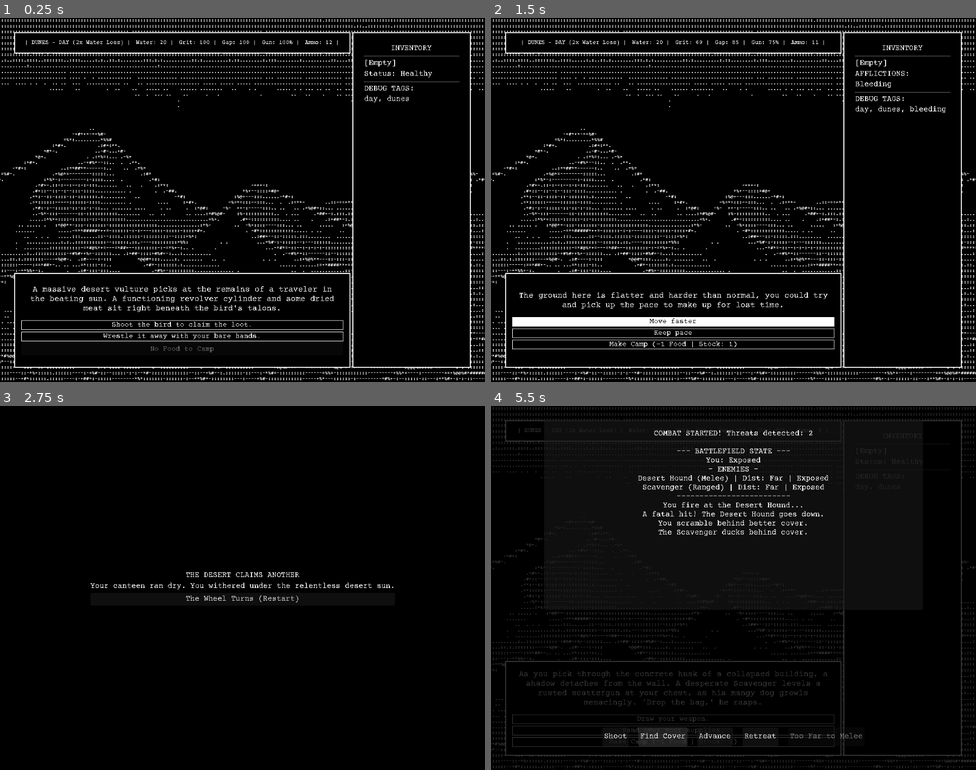
Above: before the commit, frames 1-4 (two rows, left to right).
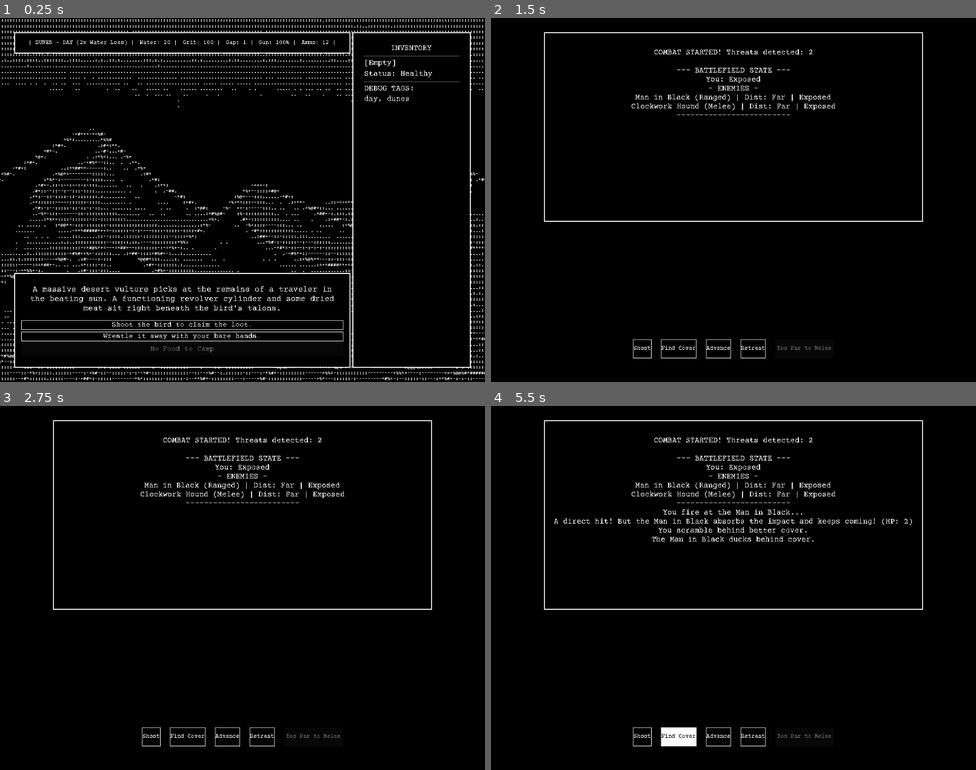
Above: after the commit, the same moments.

Repository: JoelSpicer/Across-The-Desert
Game: Godot game, scene res://Scene/MainGame.tscn
Same seed, same stepped clock (60 frames per second), same inputs: the game is played once before the commit and once after it.
Inputs (mouse positions are in pixels of both pictures, inside the frame that each line leads up to):
- Up to frame 1 (0.25 s): no input
- Up to frame 2 (1.5 s): click "Shoot the bird to claim the l…" at 0.5 s; click "Push through the storm." at 1.25 s
- Up to frame 3 (2.75 s): click (184, 708) at 2 s, where only the run before the commit has a clickable "Move faster"
- Up to frame 4 (5.5 s): click (733, 598) at 2.75 s, where only the run before the commit has a clickable "The Wheel Turns (Restart)"; click (675, 719) at 3.5 s, where only the run before the commit has a clickable "Draw your weapon."; click "Shoot" at 4.25 s; click (675, 729) at 5 s, where only the run before the commit has a clickable "Hand over your supplies."

The runs differ from the first frame. In frame 1, 0.3% of the frame differs, in the area x 5-70%, y 6-8%; in frame 2, 12%, in the area x 0-100%, y 0-100%; in frame 3, 2.7%; in frame 4, 11%.

Commit message:
1bit update for all screens

Diff:
--- a/Scene/CampPhase.tscn
+++ b/Scene/CampPhase.tscn
@@ -1,6 +1,37 @@
 [gd_scene format=3 uid="uid://uylqyd6h650t"]
 
 [ext_resource type="Script" uid="uid://cxdlb64o2ep1d" path="res://Scripts/CampPhase.gd" id="1_hkh6m"]
+
+[sub_resource type="StyleBoxFlat" id="StyleBoxFlat_retro"]
+content_margin_left = 15.0
+content_margin_top = 15.0
+content_margin_right = 15.0
+content_margin_bottom = 15.0
+bg_color = Color(0, 0, 0, 1)
+border_width_left = 2
+border_width_top = 2
+border_width_right = 2
+border_width_bottom = 2
+border_color = Color(1, 1, 1, 1)
+anti_aliasing = false
+
+[sub_resource type="StyleBoxFlat" id="StyleBoxFlat_BtnNormal"]
+bg_color = Color(0, 0, 0, 1)
+border_width_left = 1
+border_width_top = 1
+border_width_right = 1
+border_width_bottom = 1
+border_color = Color(1, 1, 1, 1)
+anti_aliasing = false
+
+[sub_resource type="StyleBoxFlat" id="StyleBoxFlat_BtnHover"]
+bg_color = Color(1, 1, 1, 1)
+border_width_left = 1
+border_width_top = 1
+border_width_right = 1
+border_width_bottom = 1
+border_color = Color(1, 1, 1, 1)
+anti_aliasing = false
 
 [node name="CampPhase" type="ColorRect" unique_id=665874291]
 anchors_preset = 15
@@ -18,49 +49,93 @@
 anchor_bottom = 1.0
 grow_horizontal = 2
 grow_vertical = 2
-theme_override_constants/margin_left = 20
-theme_override_constants/margin_top = 20
-theme_override_constants/margin_right = 20
-theme_override_constants/margin_bottom = 20
+theme_override_constants/margin_left = 40
+theme_override_constants/margin_top = 40
+theme_override_constants/margin_right = 40
+theme_override_constants/margin_bottom = 40
 
-[node name="VBoxContainer" type="VBoxContainer" parent="MarginContainer" unique_id=495850979]
-self_modulate = Color(0, 0, 0, 1)
+[node name="PanelContainer" type="PanelContainer" parent="MarginContainer" unique_id=572694421]
 layout_mode = 2
-size_flags_horizontal = 3
+theme_override_styles/panel = SubResource("StyleBoxFlat_retro")
+
+[node name="VBoxContainer" type="VBoxContainer" parent="MarginContainer/PanelContainer" unique_id=495850979]
+layout_mode = 2
 theme_override_constants/separation = 30
+alignment = 1
 
-[node name="TitleLabel" type="Label" parent="MarginContainer/VBoxContainer" unique_id=977828883]
+[node name="TitleLabel" type="Label" parent="MarginContainer/PanelContainer/VBoxContainer" unique_id=977828883]
 layout_mode = 2
+theme_override_font_sizes/font_size = 24
 text = "Camp Pitch"
 horizontal_alignment = 1
 
-[node name="HoursLabel" type="Label" parent="MarginContainer/VBoxContainer" unique_id=1006390514]
+[node name="HoursLabel" type="Label" parent="MarginContainer/PanelContainer/VBoxContainer" unique_id=1006390514]
 layout_mode = 2
 text = "Time Remaining: 8 Hours"
 horizontal_alignment = 1
 
-[node name="LogLabel" type="Label" parent="MarginContainer/VBoxContainer" unique_id=1279752855]
+[node name="LogLabel" type="Label" parent="MarginContainer/PanelContainer/VBoxContainer" unique_id=1279752855]
 layout_mode = 2
 text = "What will you do?"
 horizontal_alignment = 1
 
-[node name="HBoxContainer" type="HBoxContainer" parent="MarginContainer/VBoxContainer" unique_id=597824538]
+[node name="HBoxContainer" type="HBoxContainer" parent="MarginContainer/PanelContainer/VBoxContainer" unique_id=597824538]
 layout_mode = 2
+theme_override_constants/separation = 20
 alignment = 1
 
-[node name="BtnSleep" type="Button" parent="MarginContainer/VBoxContainer/HBoxContainer" unique_id=1974857452]
+[node name="BtnSleep" type="Button" parent="MarginContainer/PanelContainer/VBoxContainer/HBoxContainer" unique_id=1974857452]
+unique_name_in_owner = true
 layout_mode = 2
+theme_override_colors/font_color = Color(1, 1, 1, 1)
+theme_override_colors/font_focus_color = Color(0, 0, 0, 1)
+theme_override_colors/font_pressed_color = Color(0, 0, 0, 1)
+theme_override_colors/font_hover_color = Color(0, 0, 0, 1)
+theme_override_font_sizes/font_size = 12
+theme_override_styles/normal = SubResource("StyleBoxFlat_BtnNormal")
+theme_override_styles/pressed = SubResource("StyleBoxFlat_BtnHover")
+theme_override_styles/hover = SubResource("StyleBoxFlat_BtnHover")
+theme_override_styles/focus = SubResource("StyleBoxFlat_BtnHover")
 text = "Sleep (4 Hrs)"
 
-[node name="BtnMaintain" type="Button" parent="MarginContainer/VBoxContainer/HBoxContainer" unique_id=661498537]
+[node name="BtnMaintain" type="Button" parent="MarginContainer/PanelContainer/VBoxContainer/HBoxContainer" unique_id=661498537]
+unique_name_in_owner = true
 layout_mode = 2
+theme_override_colors/font_color = Color(1, 1, 1, 1)
+theme_override_colors/font_focus_color = Color(0, 0, 0, 1)
+theme_override_colors/font_pressed_color = Color(0, 0, 0, 1)
+theme_override_colors/font_hover_color = Color(0, 0, 0, 1)
+theme_override_font_sizes/font_size = 12
+theme_override_styles/normal = SubResource("StyleBoxFlat_BtnNormal")
+theme_override_styles/pressed = SubResource("StyleBoxFlat_BtnHover")
+theme_override_styles/hover = SubResource("StyleBoxFlat_BtnHover")
+theme_override_styles/focus = SubResource("StyleBoxFlat_BtnHover")
 text = "Maintain Gun (2 Hrs)"
 
-[node name="BtnForage" type="Button" parent="MarginContainer/VBoxContainer/HBoxContainer" unique_id=1953506301]
+[node name="BtnForage" type="Button" parent="MarginContainer/PanelContainer/VBoxContainer/HBoxContainer" unique_id=1953506301]
 unique_name_in_owner = true
 layout_mode = 2
+theme_override_colors/font_color = Color(1, 1, 1, 1)
+theme_override_colors/font_focus_color = Color(0, 0, 0, 1)
+theme_override_colors/font_pressed_color = Color(0, 0, 0, 1)
+theme_override_colors/font_hover_color = Color(0, 0, 0, 1)
+theme_override_font_sizes/font_size = 12
+theme_override_styles/normal = SubResource("StyleBoxFlat_BtnNormal")
+theme_override_styles/pressed = SubResource("StyleBoxFlat_BtnHover")
+theme_override_styles/hover = SubResource("StyleBoxFlat_BtnHover")
+theme_override_styles/focus = SubResource("StyleBoxFlat_BtnHover")
 text = "Forage (2 Hrs)"
 
-[node name="BtnBreakCamp" type="Button" parent="MarginContainer/VBoxContainer" unique_id=1757569489]
+[node name="BtnBreakCamp" type="Button" parent="MarginContainer/PanelContainer/VBoxContainer/HBoxContainer" unique_id=1757569489]
+unique_name_in_owner = true
 layout_mode = 2
+theme_override_colors/font_color = Color(1, 1, 1, 1)
+theme_override_colors/font_focus_color = Color(0, 0, 0, 1)
+theme_override_colors/font_pressed_color = Color(0, 0, 0, 1)
+theme_override_colors/font_hover_color = Color(0, 0, 0, 1)
+theme_override_font_sizes/font_size = 12
+theme_override_styles/normal = SubResource("StyleBoxFlat_BtnNormal")
+theme_override_styles/pressed = SubResource("StyleBoxFlat_BtnHover")
+theme_override_styles/hover = SubResource("StyleBoxFlat_BtnHover")
+theme_override_styles/focus = SubResource("StyleBoxFlat_BtnHover")
 text = "Break Camp"
--- a/Scene/CombatPhase.tscn
+++ b/Scene/CombatPhase.tscn
@@ -1,6 +1,37 @@
 [gd_scene format=3 uid="uid://cb20sqytd55vh"]
 
 [ext_resource type="Script" uid="uid://dpd5trnb8y733" path="res://Scripts/CombatPhase.gd" id="1_7rmge"]
+
+[sub_resource type="StyleBoxFlat" id="StyleBoxFlat_retro"]
+content_margin_left = 15.0
+content_margin_top = 15.0
+content_margin_right = 15.0
+content_margin_bottom = 15.0
+bg_color = Color(0, 0, 0, 1)
+border_width_left = 2
+border_width_top = 2
+border_width_right = 2
+border_width_bottom = 2
+border_color = Color(1, 1, 1, 1)
+anti_aliasing = false
+
+[sub_resource type="StyleBoxFlat" id="StyleBoxFlat_BtnNormal"]
+bg_color = Color(0, 0, 0, 1)
+border_width_left = 1
+border_width_top = 1
+border_width_right = 1
+border_width_bottom = 1
+border_color = Color(1, 1, 1, 1)
+anti_aliasing = false
+
+[sub_resource type="StyleBoxFlat" id="StyleBoxFlat_BtnHover"]
+bg_color = Color(1, 1, 1, 1)
+border_width_left = 1
+border_width_top = 1
+border_width_right = 1
+border_width_bottom = 1
+border_color = Color(1, 1, 1, 1)
+anti_aliasing = false
 
 [node name="CombatPhase" type="Control" unique_id=1819485237]
 layout_mode = 3
@@ -18,7 +49,7 @@
 anchor_bottom = 1.0
 grow_horizontal = 2
 grow_vertical = 2
-color = Color(0, 0, 0, 0.78431374)
+color = Color(0, 0, 0, 1)
 
 [node name="PanelContainer" type="PanelContainer" parent="." unique_id=2056274479]
 custom_minimum_size = Vector2(800, 400)
@@ -31,6 +62,7 @@
 offset_right = 400.0
 offset_bottom = 430.0
 grow_horizontal = 2
+theme_override_styles/panel = SubResource("StyleBoxFlat_retro")
 
 [node name="CombatLogLabel" type="RichTextLabel" parent="PanelContainer" unique_id=413954039]
 unique_name_in_owner = true
@@ -47,35 +79,81 @@
 anchor_top = 1.0
 anchor_right = 0.5
 anchor_bottom = 1.0
-offset_left = -20.0
+offset_left = -200.0
 offset_top = -90.0
-offset_right = 20.0
+offset_right = 200.0
 offset_bottom = -50.0
 grow_horizontal = 2
 grow_vertical = 0
 theme_override_constants/separation = 20
+alignment = 1
 
 [node name="BtnShoot" type="Button" parent="HBoxContainer" unique_id=198287265]
 unique_name_in_owner = true
 layout_mode = 2
+theme_override_colors/font_color = Color(1, 1, 1, 1)
+theme_override_colors/font_pressed_color = Color(0, 0, 0, 1)
+theme_override_colors/font_hover_color = Color(0, 0, 0, 1)
+theme_override_colors/font_focus_color = Color(0, 0, 0, 1)
+theme_override_font_sizes/font_size = 12
+theme_override_styles/focus = SubResource("StyleBoxFlat_BtnHover")
+theme_override_styles/hover = SubResource("StyleBoxFlat_BtnHover")
+theme_override_styles/pressed = SubResource("StyleBoxFlat_BtnHover")
+theme_override_styles/normal = SubResource("StyleBoxFlat_BtnNormal")
 text = "Shoot"
 
 [node name="BtnCover" type="Button" parent="HBoxContainer" unique_id=2007044426]
 unique_name_in_owner = true
 layout_mode = 2
+theme_override_colors/font_color = Color(1, 1, 1, 1)
+theme_override_colors/font_pressed_color = Color(0, 0, 0, 1)
+theme_override_colors/font_hover_color = Color(0, 0, 0, 1)
+theme_override_colors/font_focus_color = Color(0, 0, 0, 1)
+theme_override_font_sizes/font_size = 12
+theme_override_styles/focus = SubResource("StyleBoxFlat_BtnHover")
+theme_override_styles/hover = SubResource("StyleBoxFlat_BtnHover")
+theme_override_styles/pressed = SubResource("StyleBoxFlat_BtnHover")
+theme_override_styles/normal = SubResource("StyleBoxFlat_BtnNormal")
 text = "Find Cover"
 
 [node name="BtnAdvance" type="Button" parent="HBoxContainer" unique_id=489744126]
 unique_name_in_owner = true
 layout_mode = 2
+theme_override_colors/font_color = Color(1, 1, 1, 1)
+theme_override_colors/font_pressed_color = Color(0, 0, 0, 1)
+theme_override_colors/font_hover_color = Color(0, 0, 0, 1)
+theme_override_colors/font_focus_color = Color(0, 0, 0, 1)
+theme_override_font_sizes/font_size = 12
+theme_override_styles/focus = SubResource("StyleBoxFlat_BtnHover")
+theme_override_styles/hover = SubResource("StyleBoxFlat_BtnHover")
+theme_override_styles/pressed = SubResource("StyleBoxFlat_BtnHover")
+theme_override_styles/normal = SubResource("StyleBoxFlat_BtnNormal")
 text = "Advance"
 
 [node name="BtnRetreat" type="Button" parent="HBoxContainer" unique_id=1130365024]
 unique_name_in_owner = true
 layout_mode = 2
+theme_override_colors/font_color = Color(1, 1, 1, 1)
+theme_override_colors/font_pressed_color = Color(0, 0, 0, 1)
+theme_override_colors/font_hover_color = Color(0, 0, 0, 1)
+theme_override_colors/font_focus_color = Color(0, 0, 0, 1)
+theme_override_font_sizes/font_size = 12
+theme_override_styles/focus = SubResource("StyleBoxFlat_BtnHover")
+theme_override_styles/hover = SubResource("StyleBoxFlat_BtnHover")
+theme_override_styles/pressed = SubResource("StyleBoxFlat_BtnHover")
+theme_override_styles/normal = SubResource("StyleBoxFlat_BtnNormal")
 text = "Retreat"
 
 [node name="BtnMelee" type="Button" parent="HBoxContainer" unique_id=320453407]
 unique_name_in_owner = true
 layout_mode = 2
+theme_override_colors/font_color = Color(1, 1, 1, 1)
+theme_override_colors/font_pressed_color = Color(0, 0, 0, 1)
+theme_override_colors/font_hover_color = Color(0, 0, 0, 1)
+theme_override_colors/font_focus_color = Color(0, 0, 0, 1)
+theme_override_font_sizes/font_size = 12
+theme_override_styles/focus = SubResource("StyleBoxFlat_BtnHover")
+theme_override_styles/hover = SubResource("StyleBoxFlat_BtnHover")
+theme_override_styles/pressed = SubResource("StyleBoxFlat_BtnHover")
+theme_override_styles/normal = SubResource("StyleBoxFlat_BtnNormal")
 text = "Pistol Whip"
--- a/Scene/GameOver.tscn
+++ b/Scene/GameOver.tscn
@@ -1,6 +1,37 @@
 [gd_scene format=3 uid="uid://bgsg0j1xf1byh"]
 
 [ext_resource type="Script" uid="uid://dp0b8a747rddp" path="res://Scripts/GameOver.gd" id="1_3cf28"]
+
+[sub_resource type="StyleBoxFlat" id="StyleBoxFlat_retro"]
+content_margin_left = 15.0
+content_margin_top = 15.0
+content_margin_right = 15.0
+content_margin_bottom = 15.0
+bg_color = Color(0, 0, 0, 1)
+border_width_left = 2
+border_width_top = 2
+border_width_right = 2
+border_width_bottom = 2
+border_color = Color(1, 1, 1, 1)
+anti_aliasing = false
+
+[sub_resource type="StyleBoxFlat" id="StyleBoxFlat_BtnNormal"]
+bg_color = Color(0, 0, 0, 1)
+border_width_left = 1
+border_width_top = 1
+border_width_right = 1
+border_width_bottom = 1
+border_color = Color(1, 1, 1, 1)
+anti_aliasing = false
+
+[sub_resource type="StyleBoxFlat" id="StyleBoxFlat_BtnHover"]
+bg_color = Color(1, 1, 1, 1)
+border_width_left = 1
+border_width_top = 1
+border_width_right = 1
+border_width_bottom = 1
+border_color = Color(1, 1, 1, 1)
+anti_aliasing = false
 
 [node name="GameOver" type="Control" unique_id=1885378095]
 layout_mode = 3
@@ -20,34 +51,49 @@
 grow_vertical = 2
 color = Color(0, 0, 0, 1)
 
-[node name="VBoxContainer" type="VBoxContainer" parent="." unique_id=576022035]
+[node name="PanelContainer" type="PanelContainer" parent="."]
 layout_mode = 1
 anchors_preset = 8
 anchor_left = 0.5
 anchor_top = 0.5
 anchor_right = 0.5
 anchor_bottom = 0.5
-offset_left = -20.0
-offset_top = -20.0
-offset_right = 20.0
-offset_bottom = 20.0
+offset_left = -250.0
+offset_top = -100.0
+offset_right = 250.0
+offset_bottom = 100.0
 grow_horizontal = 2
 grow_vertical = 2
+theme_override_styles/panel = SubResource("StyleBoxFlat_retro")
 
-[node name="LabelTitle" type="Label" parent="VBoxContainer" unique_id=48473349]
+[node name="VBoxContainer" type="VBoxContainer" parent="PanelContainer" unique_id=576022035]
+layout_mode = 2
+theme_override_constants/separation = 20
+alignment = 1
+
+[node name="LabelTitle" type="Label" parent="PanelContainer/VBoxContainer" unique_id=48473349]
 unique_name_in_owner = true
 layout_mode = 2
 text = "labeltitle"
 horizontal_alignment = 1
 
-[node name="DeathMessage" type="Label" parent="VBoxContainer" unique_id=321246323]
+[node name="DeathMessage" type="Label" parent="PanelContainer/VBoxContainer" unique_id=321246323]
 unique_name_in_owner = true
 layout_mode = 2
 text = "deathmessage"
 horizontal_alignment = 1
 vertical_alignment = 1
 
-[node name="RestartButton" type="Button" parent="VBoxContainer" unique_id=1039843180]
+[node name="RestartButton" type="Button" parent="PanelContainer/VBoxContainer" unique_id=1039843180]
 unique_name_in_owner = true
 layout_mode = 2
+theme_override_colors/font_color = Color(1, 1, 1, 1)
+theme_override_colors/font_pressed_color = Color(0, 0, 0, 1)
+theme_override_colors/font_hover_color = Color(0, 0, 0, 1)
+theme_override_colors/font_focus_color = Color(0, 0, 0, 1)
+theme_override_font_sizes/font_size = 12
+theme_override_styles/focus = SubResource("StyleBoxFlat_BtnHover")
+theme_override_styles/hover = SubResource("StyleBoxFlat_BtnHover")
+theme_override_styles/pressed = SubResource("StyleBoxFlat_BtnHover")
+theme_override_styles/normal = SubResource("StyleBoxFlat_BtnNormal")
 text = "The Wheel Turns (Restart)"
--- a/Scene/SettlementPhase.tscn
+++ b/Scene/SettlementPhase.tscn
@@ -1,6 +1,37 @@
 [gd_scene format=3 uid="uid://qwxj1tnvrd36"]
 
 [ext_resource type="Script" uid="uid://b34bkuexp0cap" path="res://Scripts/SettlementPhase.gd" id="1_settle"]
+
+[sub_resource type="StyleBoxFlat" id="StyleBoxFlat_retro"]
+content_margin_left = 15.0
+content_margin_top = 15.0
+content_margin_right = 15.0
+content_margin_bottom = 15.0
+bg_color = Color(0, 0, 0, 1)
+border_width_left = 2
+border_width_top = 2
+border_width_right = 2
+border_width_bottom = 2
+border_color = Color(1, 1, 1, 1)
+anti_aliasing = false
+
+[sub_resource type="StyleBoxFlat" id="StyleBoxFlat_BtnNormal"]
+bg_color = Color(0, 0, 0, 1)
+border_width_left = 1
+border_width_top = 1
+border_width_right = 1
+border_width_bottom = 1
+border_color = Color(1, 1, 1, 1)
+anti_aliasing = false
+
+[sub_resource type="StyleBoxFlat" id="StyleBoxFlat_BtnHover"]
+bg_color = Color(1, 1, 1, 1)
+border_width_left = 1
+border_width_top = 1
+border_width_right = 1
+border_width_bottom = 1
+border_color = Color(1, 1, 1, 1)
+anti_aliasing = false
 
 [node name="SettlementPhase" type="Control" unique_id=531117985]
 layout_mode = 3
@@ -18,7 +49,7 @@
 anchor_bottom = 1.0
 grow_horizontal = 2
 grow_vertical = 2
-color = Color(0, 0, 0, 0.78431374)
+color = Color(0, 0, 0, 1)
 
 [node name="TextPanel" type="PanelContainer" parent="." unique_id=757811964]
 custom_minimum_size = Vector2(800, 200)
@@ -31,6 +62,7 @@
 offset_right = 400.0
 offset_bottom = 230.0
 grow_horizontal = 2
+theme_override_styles/panel = SubResource("StyleBoxFlat_retro")
 
 [node name="VBoxContainer" type="VBoxContainer" parent="TextPanel" unique_id=1968578681]
 layout_mode = 2
@@ -70,24 +102,69 @@
 [node name="BtnBuyWater" type="Button" parent="ButtonVBox" unique_id=1955075103]
 unique_name_in_owner = true
 layout_mode = 2
+theme_override_colors/font_color = Color(1, 1, 1, 1)
+theme_override_colors/font_pressed_color = Color(0, 0, 0, 1)
+theme_override_colors/font_hover_color = Color(0, 0, 0, 1)
+theme_override_colors/font_focus_color = Color(0, 0, 0, 1)
+theme_override_font_sizes/font_size = 12
+theme_override_styles/focus = SubResource("StyleBoxFlat_BtnHover")
+theme_override_styles/hover = SubResource("StyleBoxFlat_BtnHover")
+theme_override_styles/pressed = SubResource("StyleBoxFlat_BtnHover")
+theme_override_styles/normal = SubResource("StyleBoxFlat_BtnNormal")
 text = "Buy Water (2 Ammo)"
 
 [node name="BtnBuyFood" type="Button" parent="ButtonVBox" unique_id=1460833658]
 unique_name_in_owner = true
 layout_mode = 2
+theme_override_colors/font_color = Color(1, 1, 1, 1)
+theme_override_colors/font_pressed_color = Color(0, 0, 0, 1)
+theme_override_colors/font_hover_color = Color(0, 0, 0, 1)
+theme_override_colors/font_focus_color = Color(0, 0, 0, 1)
+theme_override_font_sizes/font_size = 12
+theme_override_styles/focus = SubResource("StyleBoxFlat_BtnHover")
+theme_override_styles/hover = SubResource("StyleBoxFlat_BtnHover")
+theme_override_styles/pressed = SubResource("StyleBoxFlat_BtnHover")
+theme_override_styles/normal = SubResource("StyleBoxFlat_BtnNormal")
 text = "Buy Food (3 Ammo)"
 
 [node name="BtnDoctor" type="Button" parent="ButtonVBox" unique_id=1891008141]
 unique_name_in_owner = true
 layout_mode = 2
+theme_override_colors/font_color = Color(1, 1, 1, 1)
+theme_override_colors/font_pressed_color = Color(0, 0, 0, 1)
+theme_override_colors/font_hover_color = Color(0, 0, 0, 1)
+theme_override_colors/font_focus_color = Color(0, 0, 0, 1)
+theme_override_font_sizes/font_size = 12
+theme_override_styles/focus = SubResource("StyleBoxFlat_BtnHover")
+theme_override_styles/hover = SubResource("StyleBoxFlat_BtnHover")
+theme_override_styles/pressed = SubResource("StyleBoxFlat_BtnHover")
+theme_override_styles/normal = SubResource("StyleBoxFlat_BtnNormal")
 text = "See Doctor (5 Ammo)"
 
 [node name="BtnSpecial" type="Button" parent="ButtonVBox" unique_id=308120958]
 unique_name_in_owner = true
 layout_mode = 2
+theme_override_colors/font_color = Color(1, 1, 1, 1)
+theme_override_colors/font_pressed_color = Color(0, 0, 0, 1)
+theme_override_colors/font_hover_color = Color(0, 0, 0, 1)
+theme_override_colors/font_focus_color = Color(0, 0, 0, 1)
+theme_override_font_sizes/font_size = 12
+theme_override_styles/focus = SubResource("StyleBoxFlat_BtnHover")
+theme_override_styles/hover = SubResource("StyleBoxFlat_BtnHover")
+theme_override_styles/pressed = SubResource("StyleBoxFlat_BtnHover")
+theme_override_styles/normal = SubResource("StyleBoxFlat_BtnNormal")
 text = "BtnSpecial"
 
 [node name="BtnLeave" type="Button" parent="ButtonVBox" unique_id=1635653656]
 unique_name_in_owner = true
 layout_mode = 2
+theme_override_colors/font_color = Color(1, 1, 1, 1)
+theme_override_colors/font_pressed_color = Color(0, 0, 0, 1)
+theme_override_colors/font_hover_color = Color(0, 0, 0, 1)
+theme_override_colors/font_focus_color = Color(0, 0, 0, 1)
+theme_override_font_sizes/font_size = 12
+theme_override_styles/focus = SubResource("StyleBoxFlat_BtnHover")
+theme_override_styles/hover = SubResource("StyleBoxFlat_BtnHover")
+theme_override_styles/pressed = SubResource("StyleBoxFlat_BtnHover")
+theme_override_styles/normal = SubResource("StyleBoxFlat_BtnNormal")
 text = "Leave Settlement"
--- a/Scripts/CampPhase.gd
+++ b/Scripts/CampPhase.gd
@@ -40,13 +40,13 @@
 	]
 }
 
-@onready var label_hours = $MarginContainer/VBoxContainer/HoursLabel
-@onready var label_log = $MarginContainer/VBoxContainer/LogLabel
+@onready var label_hours = $MarginContainer/PanelContainer/VBoxContainer/HoursLabel
+@onready var label_log = $MarginContainer/PanelContainer/VBoxContainer/LogLabel
 
-@onready var btn_sleep = $MarginContainer/VBoxContainer/HBoxContainer/BtnSleep
-@onready var btn_maintain = $MarginContainer/VBoxContainer/HBoxContainer/BtnMaintain
-@onready var btn_forage = $MarginContainer/VBoxContainer/HBoxContainer/BtnForage
-@onready var btn_break_camp = $MarginContainer/VBoxContainer/BtnBreakCamp
+@onready var btn_sleep = %BtnSleep
+@onready var btn_maintain = %BtnMaintain
+@onready var btn_forage = %BtnForage
+@onready var btn_break_camp = %BtnBreakCamp
 
 func _ready():
 	# Connect the buttons
--- a/Scripts/GameState.gd
+++ b/Scripts/GameState.gd
@@ -1,7 +1,7 @@
 extends Node
 
 # The Six Chambers
-var gap_distance: int = 100
+var gap_distance: int = 1
 var max_grit: int = 100
 var current_grit: int = 100
 var water: int = 20
